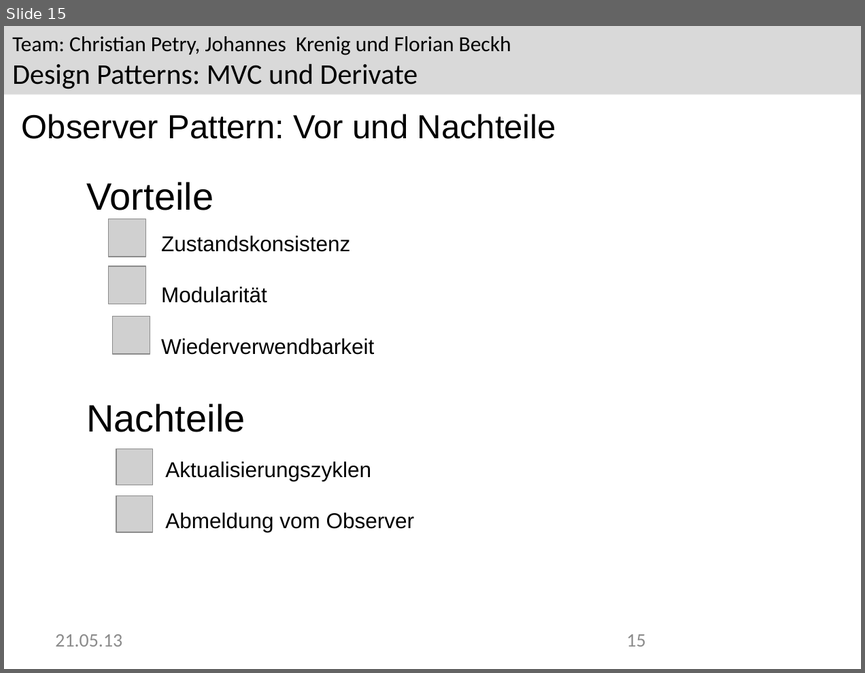
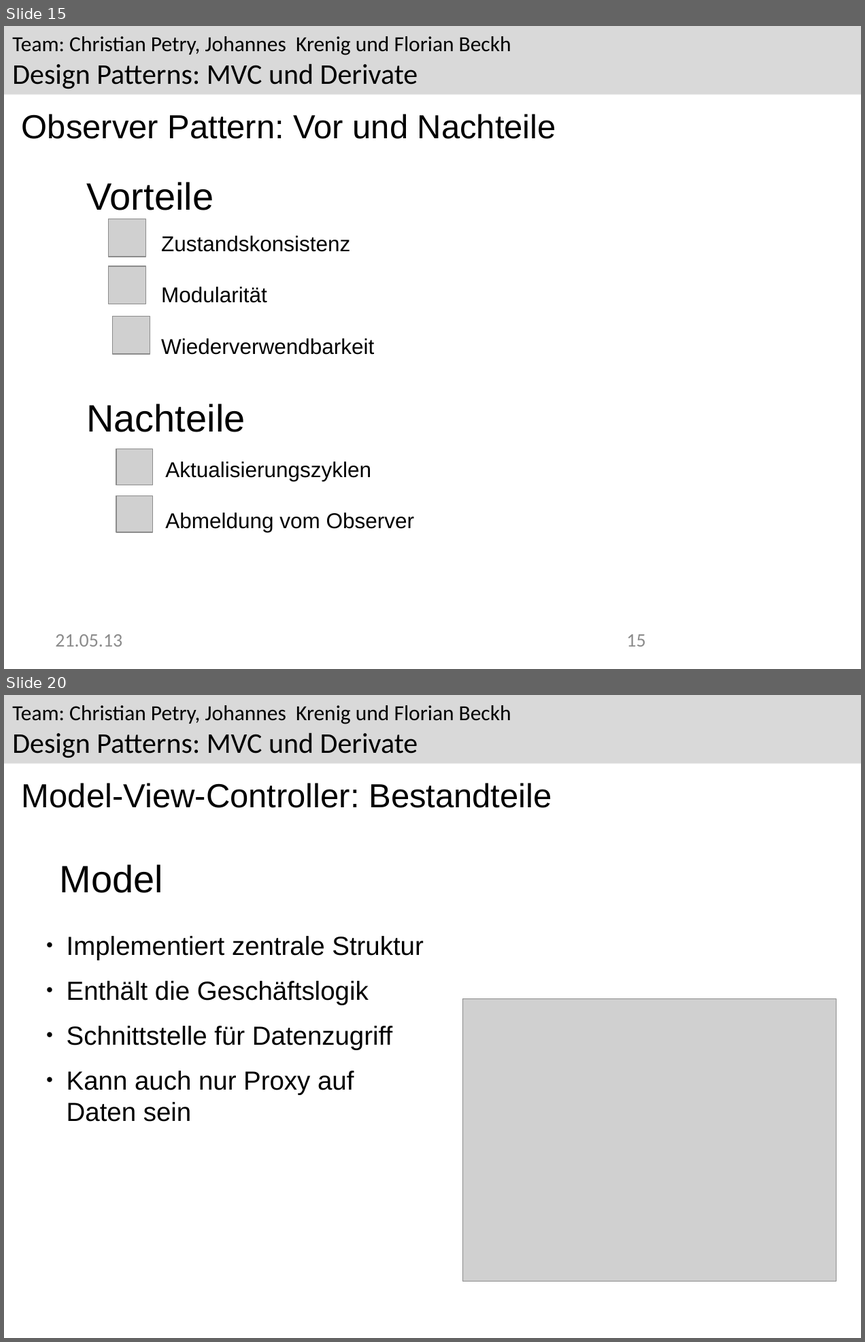
Before and after one commit to Greever/Design-Pattern-MVC, a slide deck: Dokumentation/Praesentation/Observer.odp. Shown one above the other, each under a label of ours: slide 15 before the commit, slides 15 and 20 after it; the slides between them are not shown. The pictures are 865x673 and 865x1342 pixels, drawn with LibreOffice and Linux fonts; fonts in the diff are those of the drawing; grey boxes stand for pictures; background and template pictures are left out. Boxes give left, top, right and bottom in pixels: in the first picture for what was removed or moved away, otherwise in the second. Text is boxed around its words. In the diff, an @@ line names an element or a change of style, - is before the commit and + after.

```diff
--- a/Dokumentation/Praesentation/Observer.odp
+++ b/Dokumentation/Praesentation/Observer.odp
@@ slide 20 added at box(4, 695, 861, 1338), background #FFFFFF; not listed: 1 template element that a slide beside it also shows @@
@@ text added at box(22, 783, 551, 808), 28 pt, text #000000 @@
+Model-View-Controller: Bestandteile
@@ text added at box(60, 864, 164, 893), 32 pt, text #000000 @@
+Model
@@ text added at box(67, 936, 424, 1121), 22 pt, text #000000 @@
+● Implementiert zentrale Struktur
+● Enthält die Geschäftslogik
+● Schnittstelle für Datenzugriff
+● Kann auch nur Proxy auf Daten sein
@@ picture added at box(462, 998, 835, 1280) @@
```
Also in this commit, not shown: 1 slide changed, 11 other slides added, 7 other files.
